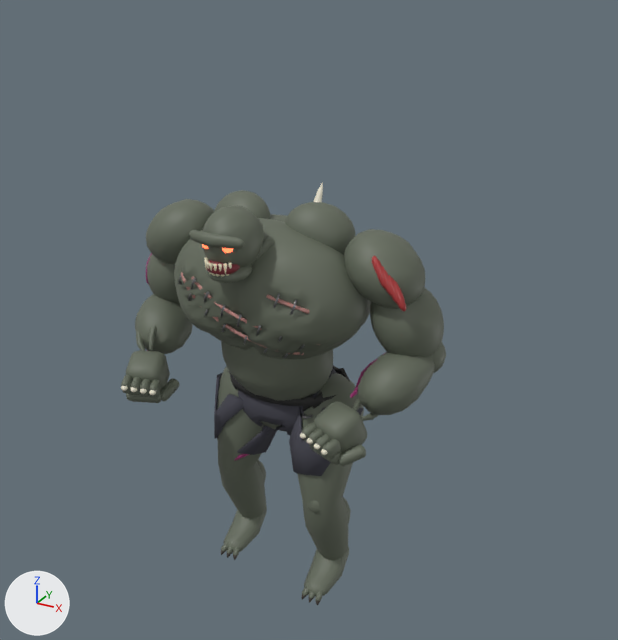
The Blender file modelos/enemigos_hd/zombi_berserk_hd/zombi_berserk_hd.blend as it was, and as the next commit left it.
One viewpoint serves both versions: a 50 mm camera at (4.19, -7.16, 6.64) aimed at (0.18, 0.12, 3.0). Every picture has the same lights, and +X, +Y and +Z are marked at lower left. The older version comes first.

Names of what the first picture shows: 'Head', 'LeftArm', 'LeftLeg', 'RightArm', 'RightLeg', 'Torso'.
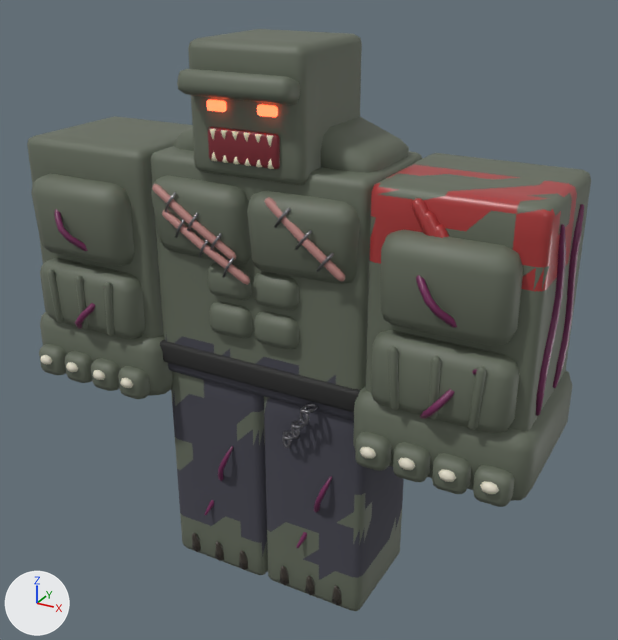
The change, as a list of edits to the scene's bpy script:
```text
Change me_head:
    remove me_head.from_pydata(...)  # 1051 vertices, 2022 faces; spans x -0.288..0.288, y -0.658..0.026, z -0.165..0.488
    add me_head.from_pydata(...)  # 814 vertices, 1560 faces; spans x -0.6..0.6, y -0.964..0.456, z -0.12..1.08
    me_head part 1: 1051 vertices removed from x -0.288..0.288, y -0.658..0.026, z -0.165..0.488; 814 vertices added at x -0.6..0.6, y -0.964..0.456, z -0.12..1.08
Change me_torso:
    remove me_torso.from_pydata(...)  # 4140 vertices, 8152 faces; spans x -1.06..1.05, y -0.86..1.22, z -1.3..1.38
    add me_torso.from_pydata(...)  # 1943 vertices, 3774 faces; spans x -1.24..1.24, y -0.89..1.32, z -1.69..1.58
    me_torso part 2: the loose piece of 20 vertices spanning x -0.06..0.12, y 0.55..1.05, z 0.84..1.3 is multiplied about its middle by the matrix ((1.478, 0.06, -0.061), (-0.045, 1.442, 0.329), (0.072, -0.326, 1.442)), then moved by (0.06, 0.08, -0.05)
    me_torso part 3: the loose piece of 1178 vertices spanning x -1.06..1.05, y -0.84..0.44, z -0.2..1.22 is rebuilt with 756 vertices and now spans x -1.19..1.19, y -0.66..0.66, z -1.2..1.2
    me_torso part 4: 33 loose pieces with 2562 vertices, spanning x -0.94..0.95, y -0.86..1.22, z -1.3..1.38, are deleted
    me_torso part 5: 211 vertices removed from x -0.75..0.75, y -0.82..-0.11, z -0.83..0.71; 958 vertices added at x -1.24..1.24, y -0.89..0.71, z -1.69..1.58
    other edits to the shape of me_torso do not show in these pictures
Change ob_head:
    ob_head.location: (0.0, -0.7, 4.0) -> (0.0, 0.0, 4.8)
Change ob_torso:
    ob_torso.location: (0.0, -0.2, 3.0) -> (0.0, 0.0, 3.6)
Remove ob_leftarm:
    ob_leftarm = bpy.data.objects.new('LeftArm', me_leftarm)
Remove ob_rightarm:
    ob_rightarm = bpy.data.objects.new('RightArm', me_rightarm)
Remove ob_leftleg:
    ob_leftleg = bpy.data.objects.new('LeftLeg', me_leftleg)
Remove ob_rightleg:
    ob_rightleg = bpy.data.objects.new('RightLeg', me_rightleg)
Add ob_left_leg:
    ob_left_leg = bpy.data.objects.new('Left Leg', me_left_leg)  # 612 vertices, 1204 faces; spans x -0.59..0.59, y -0.73..0.6, z -2.4..0.07; in mat_piel_berserk (dark grey #656c5d), mat_pantalon_berserk (dark grey #454550), mat_garra (dark grey #453f38), mat_vena (dark purple #6f2755)
    ob_left_leg.location = (0.6, 0.0, 2.4)
Add ob_right_leg:
    ob_right_leg = bpy.data.objects.new('Right Leg', me_right_leg)  # 612 vertices, 1204 faces; spans x -0.59..0.59, y -0.73..0.6, z -2.4..0.07; in mat_piel_berserk (dark grey #656c5d), mat_pantalon_berserk (dark grey #454550), mat_garra (dark grey #453f38), mat_vena (dark purple #6f2755)
    ob_right_leg.location = (-0.6, 0.0, 2.4)
Add ob_left_arm:
    ob_left_arm = bpy.data.objects.new('Left Arm', me_left_arm)  # 1510 vertices, 2928 faces; spans x -0.68..1.06, y -1.07..0.77, z -2.1..0.6; in mat_piel_berserk (dark grey #656c5d), mat_musculo (red #aa3838), mat_hueso (pale yellow #e7e2ce), mat_vena (dark purple #6f2755)
    ob_left_arm.location = (1.8, 0.0, 4.2)
Add ob_right_arm:
    ob_right_arm = bpy.data.objects.new('Right Arm', me_right_arm)  # 1422 vertices, 2768 faces; spans x -1.06..0.68, y -1.07..0.77, z -2.1..0.6; in mat_piel_berserk (dark grey #656c5d), mat_hueso (pale yellow #e7e2ce), mat_vena (dark purple #6f2755)
    ob_right_arm.location = (-1.8, 0.0, 4.2)
```

Location of each change, (x1, y1, x2, y2) in pixels of the pictures (618 x 640 px; the box of a moved part takes in the faces that stretch with it):
'Left Arm', added
    after: (353, 153, 591, 507)
'Torso', reshaped, moved (37% wider, 31% taller)
    before: (174, 182, 371, 436)
    after: (151, 116, 422, 448)
'Right Arm', added
    after: (27, 116, 192, 399)
'Head', reshaped, moved (145% wider, 99% taller)
    before: (189, 205, 264, 283)
    after: (177, 29, 362, 185)
'Left Leg', added
    after: (264, 396, 404, 611)
'Right Leg', added
    after: (171, 371, 268, 575)
'LeftArm', deleted
    before: (300, 229, 446, 466)
'RightArm', deleted
    before: (121, 199, 214, 403)
'LeftLeg', deleted
    before: (289, 373, 364, 605)
'RightLeg', deleted
    before: (214, 366, 277, 560)
part 2 of me_torso, moved or reshaped (not visible afterwards)
    before: (313, 182, 323, 202)
part 3 of me_torso, rebuilt (40% wider, 93% taller)
    before: (174, 218, 367, 360)
    after: (151, 146, 422, 421)
part 4 of me_torso, deleted
    before: (178, 190, 371, 436)
part 5 of me_torso, built on
    before: (181, 273, 320, 419)
    after: (151, 116, 409, 448)
